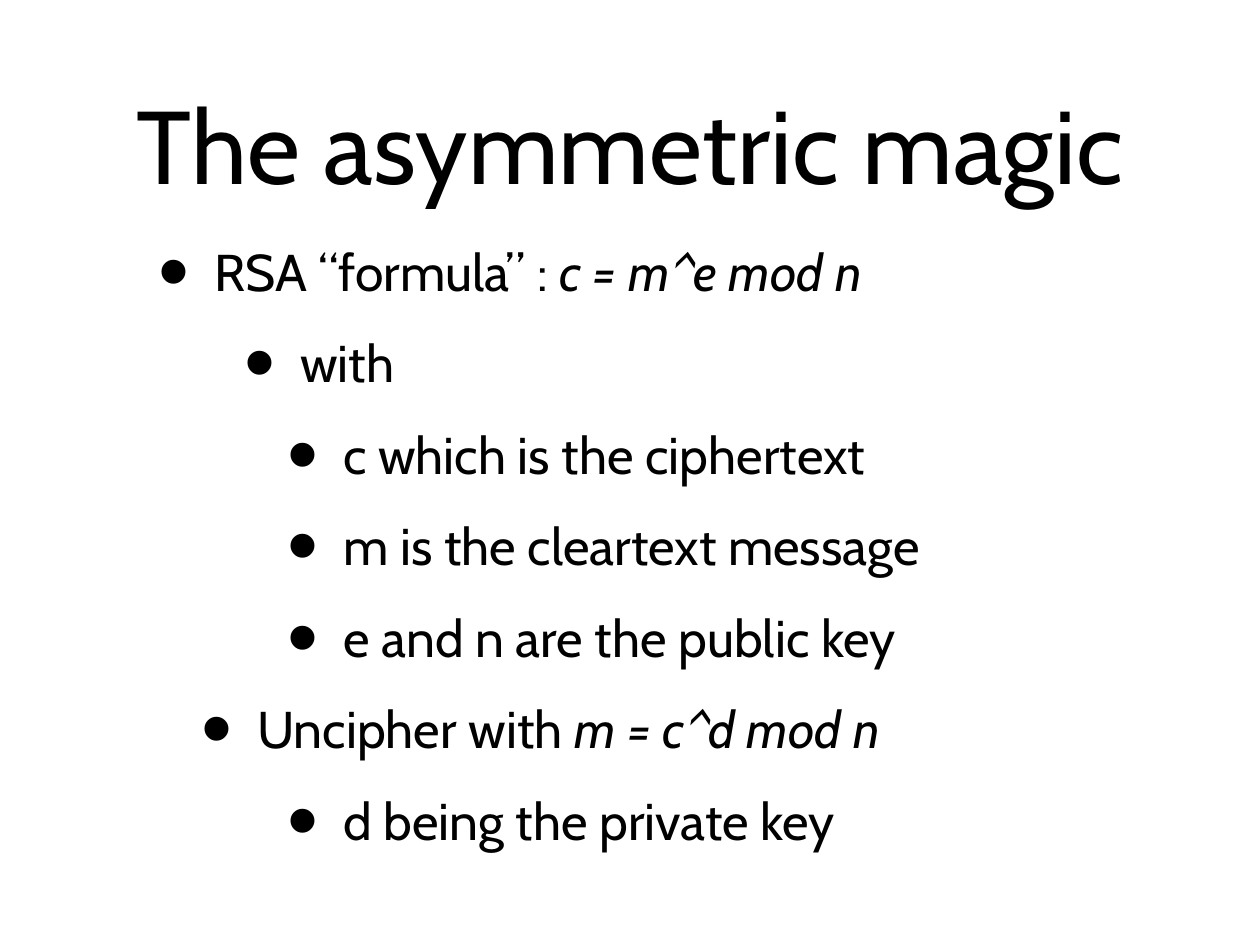
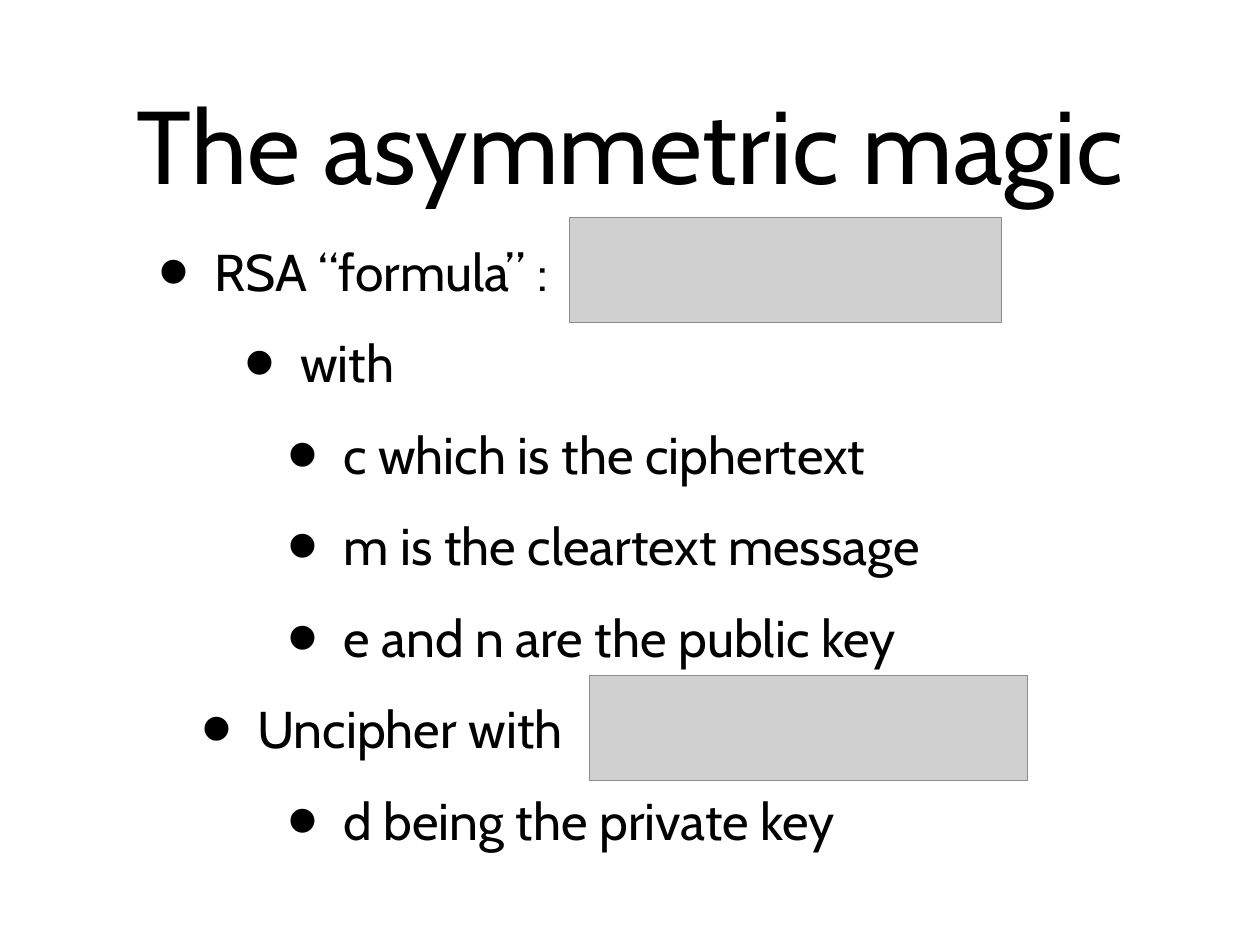
Before and after one commit to BetterCrypto/Applied-Crypto-Hardening, a slide deck: slide 22 of presentations/M3AWWG/draft_m3aawg.pptx (slide 17 before the commit). Drawn at 1260x945 pixels with LibreOffice and Linux fonts; fonts in the diff are those of the drawing; grey boxes stand for pictures. Boxes give left, top, right and bottom in pixels: in the first picture for what was removed or moved away, otherwise in the second. Text is boxed around its words. In the diff, an @@ line names an element or a change of style, - is before the commit and + after.

```diff
--- a/presentations/M3AWWG/draft_m3aawg.pptx
+++ b/presentations/M3AWWG/draft_m3aawg.pptx
@@ picture added at [570, 218, 1002, 323] @@
@@ text at [214, 252, 526, 292]: text changed @@
-• RSA “formula” : c = m^e mod n
+• RSA “formula” :
@@ picture added at [590, 675, 1028, 781] @@
@@ text at [257, 709, 563, 760]: text changed @@
-  • Uncipher with m = c^d mod n
+  • Uncipher with
```
Also in this commit, not shown: 8 other slides changed, 5 slides added.
